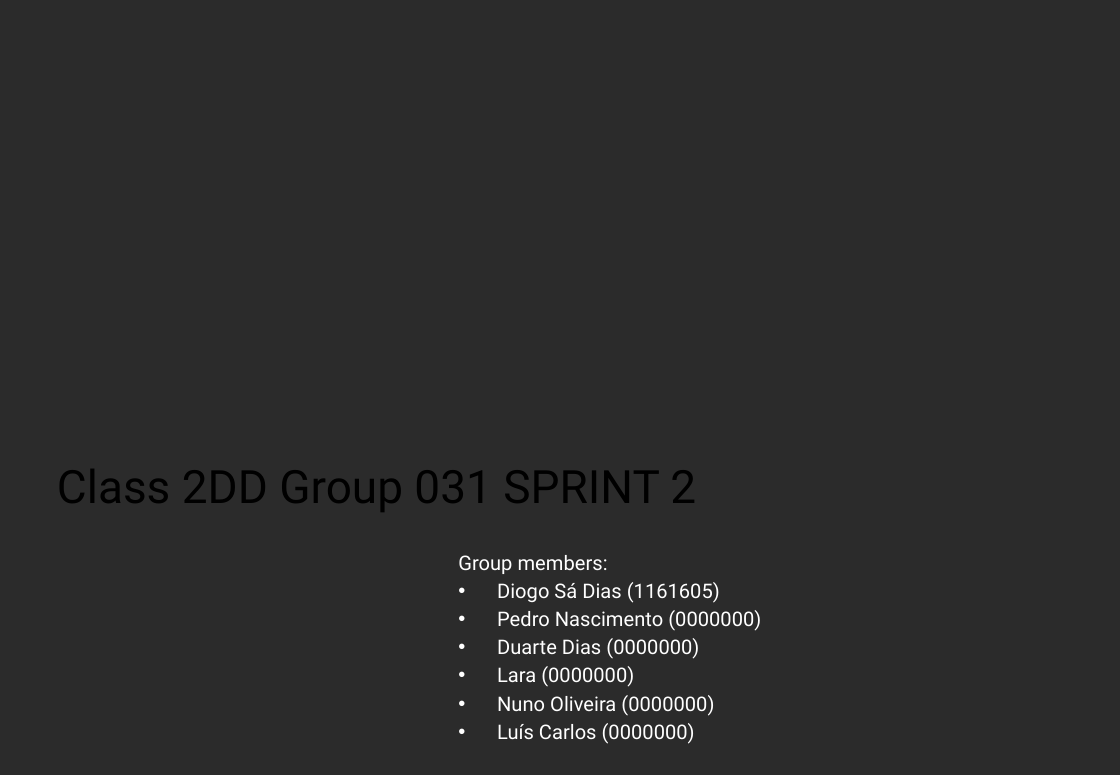
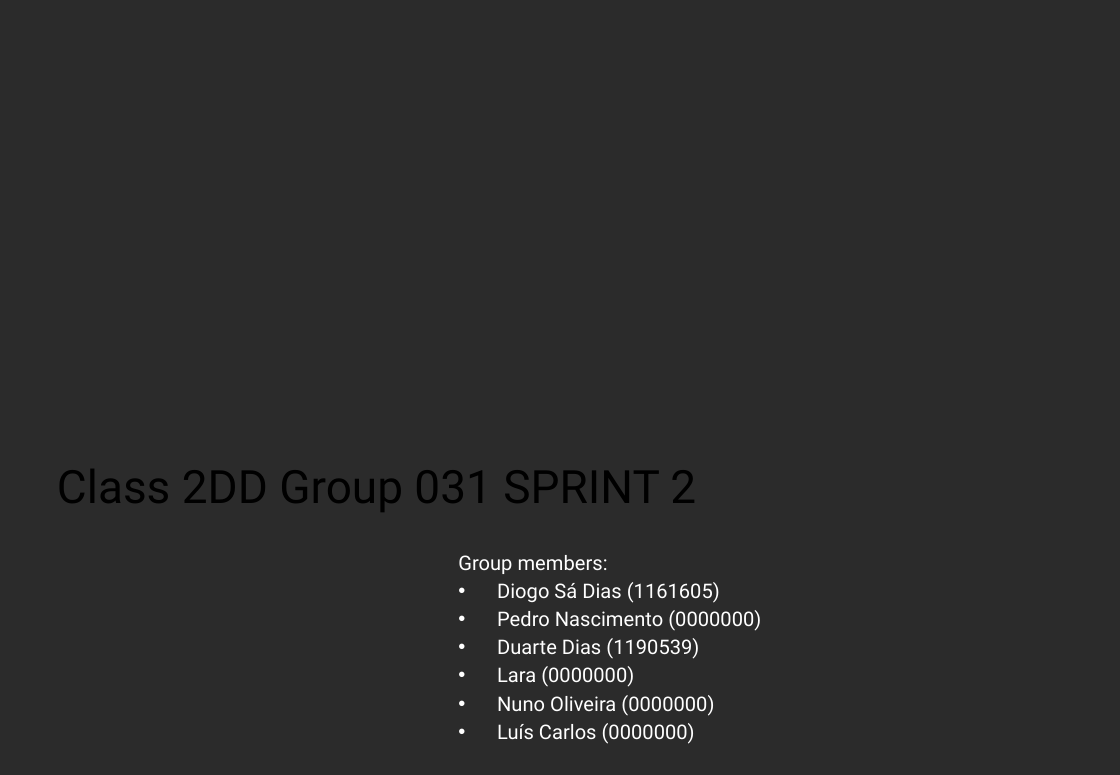
Before and after one commit to Diogosadias/LEI_PI_SEM3, a slide deck: slide 1 of docs/Sprint 2/LAPR3 - Sprint 2 Status Report.pptx. Drawn at 1120x775 pixels with LibreOffice and Linux fonts; fonts in the diff are those of the drawing; background and template pictures are left out; a plain dark background stands for a picture behind light text. Boxes give left, top, right and bottom in pixels: in the first picture for what was removed or moved away, otherwise in the second. Text is boxed around its words. In the diff, an @@ line names an element or a change of style, - is before the commit and + after.

```diff
--- a/docs/Sprint 2/LAPR3 - Sprint 2 Status Report.pptx
+++ b/docs/Sprint 2/LAPR3 - Sprint 2 Status Report.pptx
@@ text at <box>497,638,699,659</box>: text changed @@
-• Duarte Dias (0000000)
+• Duarte Dias (1190539)
```
Also in this commit, not shown: 2 other slides changed.
